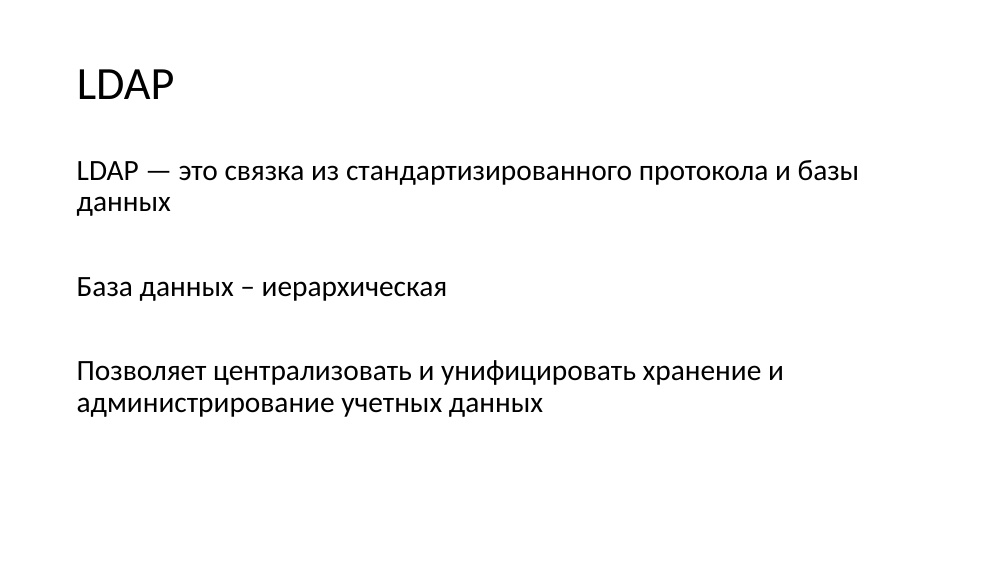
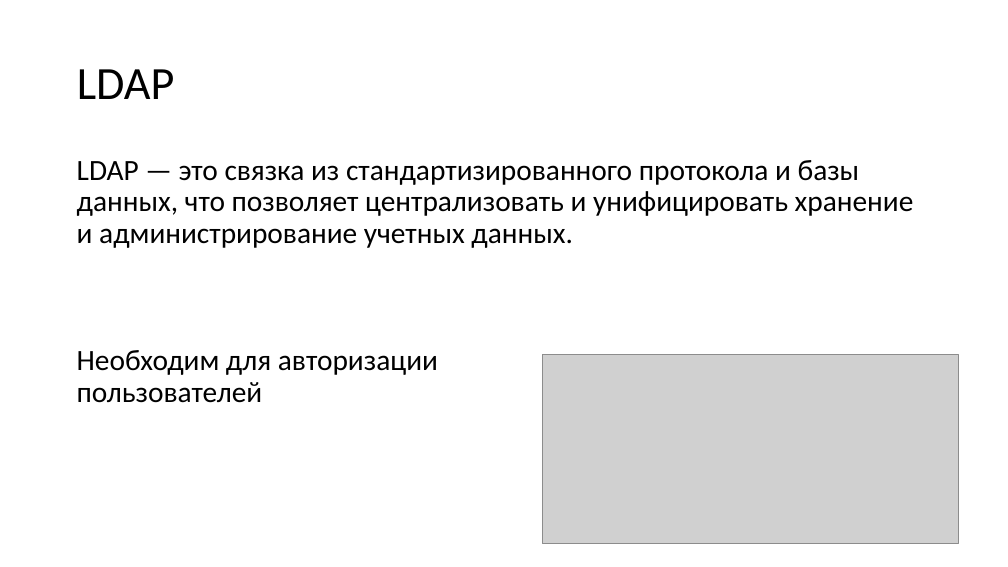
Before and after one commit to KozinOleg97/diplom, a slide deck: slide 16 of Vkr_p2.ppt (slide 9 before the commit). Drawn at 1008x567 pixels with LibreOffice and Linux fonts; fonts in the diff are those of the drawing; grey boxes stand for pictures. Boxes give left, top, right and bottom in pixels: in the first picture for what was removed or moved away, otherwise in the second. Text is boxed around its words. In the diff, an @@ line names an element or a change of style, - is before the commit and + after.

Commit message:
A little added to the presentation

```diff
--- a/Vkr_p2.ppt
+++ b/Vkr_p2.ppt
@@ text at (77, 160, 914, 403): text changed @@
-LDAP — это связка из стандартизированного протокола и базы данных
-База данных – иерархическая
-Позволяет централизовать и унифицировать хранение и администрирование учетных данных
+LDAP — это связка из стандартизированного протокола и базы данных, что позволяет централизовать и унифицировать хранение и администрирование учетных данных.
+Необходим для авторизации
+пользователей
@@ picture added at (543, 354, 958, 543) @@
```
Also in this commit, not shown: 5 other slides changed, 13 slides added, 4 slides removed.
